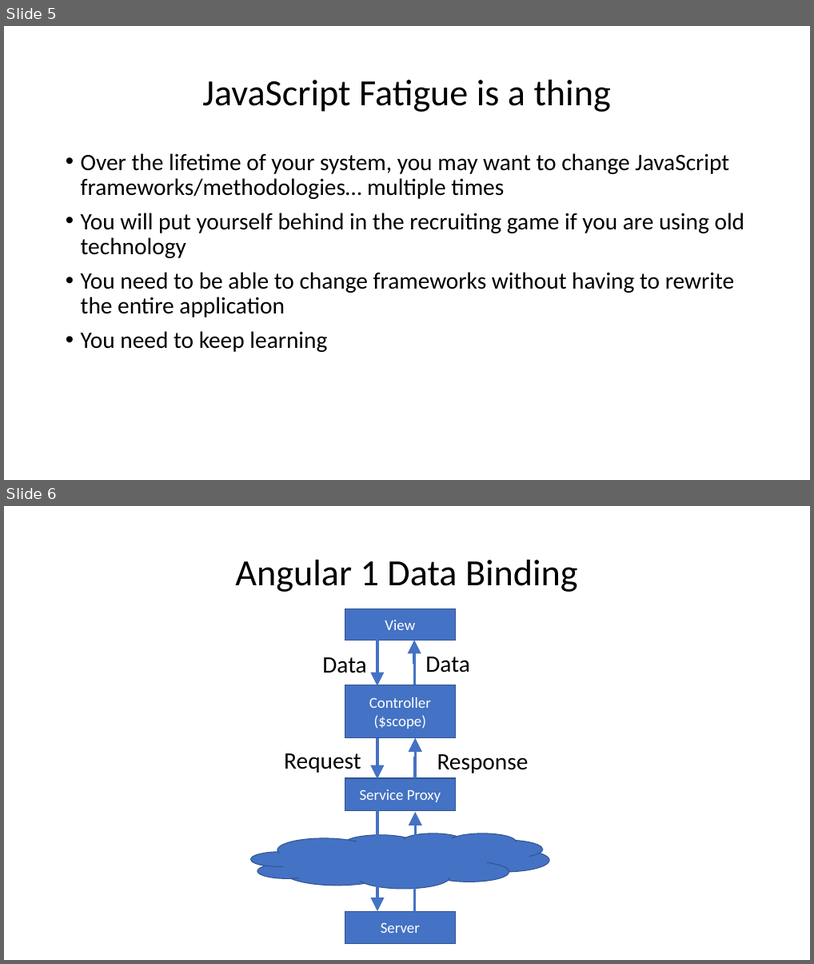
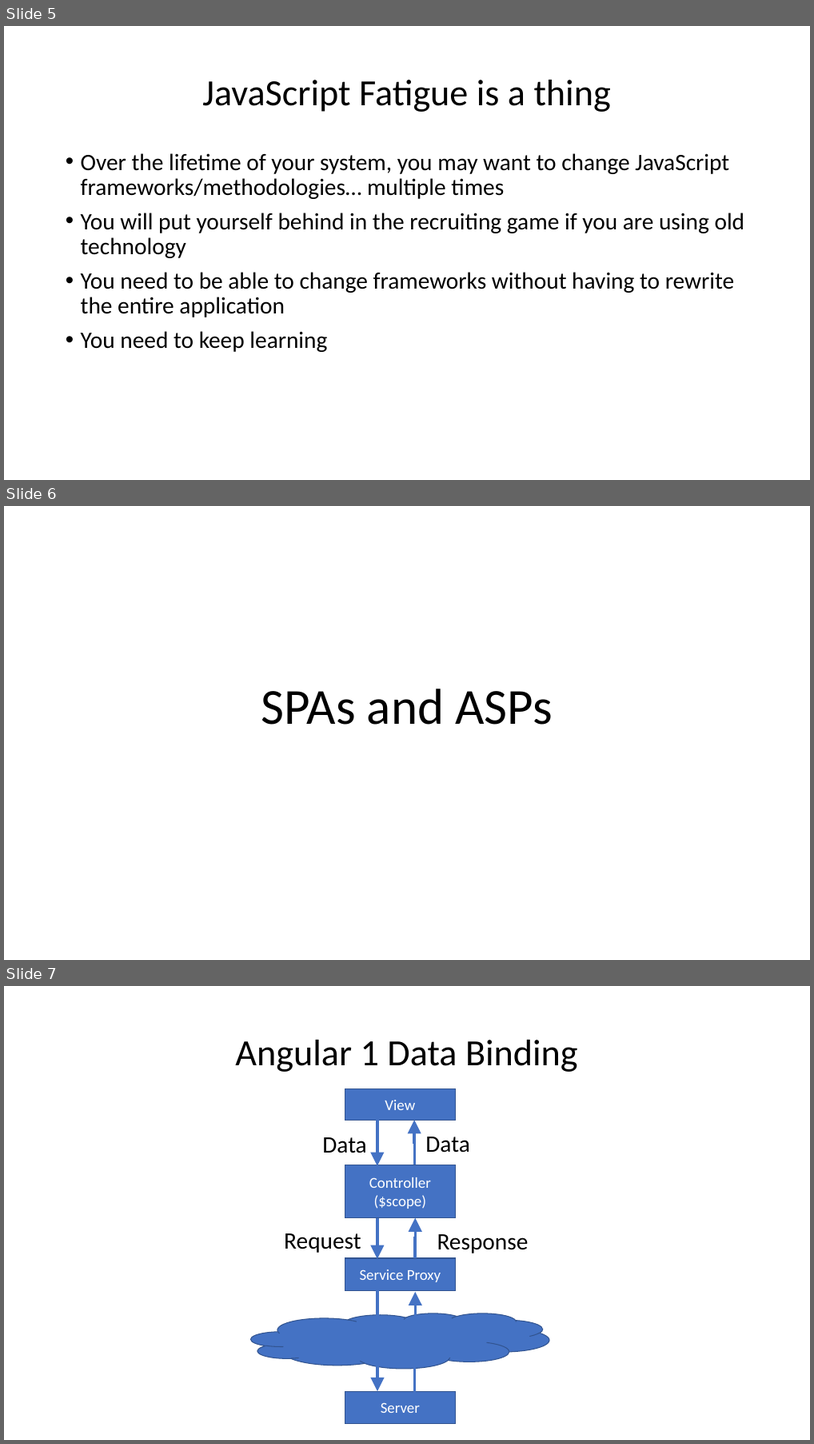
Before and after one commit to JonKruger/a-lap-around-react-and-angular-2, a slide deck: A Lap Around React and Angular 2.pptx. Shown one above the other, each under a label of ours: slides 5 and 6 before the commit, slides 5, 6 and 7 after it. The pictures are 814x964 and 814x1444 pixels, drawn with LibreOffice and Linux fonts; fonts in the diff are those of the drawing. Boxes give left, top, right and bottom in pixels: in the first picture for what was removed or moved away, otherwise in the second. Text is boxed around its words. In the diff, an @@ line names an element or a change of style, - is before the commit and + after.

```diff
--- a/A Lap Around React and Angular 2.pptx
+++ b/A Lap Around React and Angular 2.pptx
@@ slide 6 added at [4, 506, 810, 960], background #FFFFFF @@
@@ title added at [262, 688, 553, 724], 60 pt, text #000000 @@
+SPAs and ASPs
@@ what was slide 6 is now slide 7 @@
```
Also in this commit, not shown: 2 slides changed.
